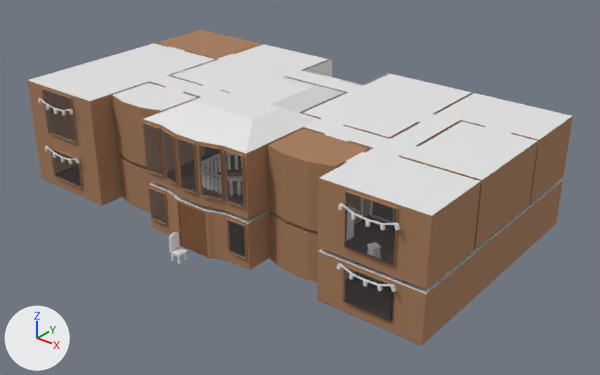
What one commit did to the FBX model Assets/Models/house.fbx.
The view is the same before and after, from a 50 mm lens placed at (19.5, -17.5, 15.4), pointed at (1.0, 5.7, 1.0). Every picture has the same lights, and +X, +Y and +Z are marked at lower left. Where no turn or scale is listed for an object, it has been applied to the vertices.

Objects in the first picture: 'Cushioned Chair.001', 'House'.
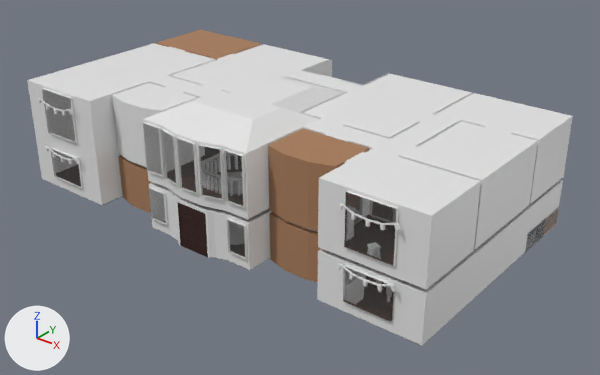
Where the change shows, as pixel boxes (x1, y1, x2, y2) in the pictures (600 x 375 px):
'House', surface changed, recoloured (brown to grey): (27, 57, 573, 346) in both
'Counter', added: after (524, 207, 559, 253)
    faces in mat_oven (dark grey #625f69): (524, 218, 546, 253)
    faces in mat_cabinets (beige #cba086): (543, 208, 559, 236)
'Cushioned Chair.001', moved, turned (not visible afterwards): before (169, 232, 187, 264)

The change, as a diff of the scene's bpy script:
```diff
--- a/Assets/Models/house.fbx.py
+++ b/Assets/Models/house.fbx.py
@@ mat_walls @@
 mat_walls = principled_material('Walls')
-mat_walls.base_color = (0.384, 0.198, 0.102)  # brown #a77b5a
-mat_walls.roughness = 0.902
+mat_walls.base_color = (0.8, 0.8, 0.8)  # white #e7e7e7
+mat_walls.roughness = 0.4
@@ mat_door @@
 mat_door = principled_material('Door')
-mat_door.base_color = (0.233, 0.0951, 0.0343)  # brown #855734
+mat_door.base_color = (0.0311, 0.00718, 0.00371)  # brown #31140c
@@ mat_stove @@
+mat_stove = principled_material('Stove')
+mat_stove.base_color = (0.168, 0.00927, 0.00834)  # dark red #721817
+mat_stove.roughness = 0.409
@@ mat_cabinetknob @@
+mat_cabinetknob = principled_material('CabinetKnob')
+mat_cabinetknob.base_color = (0.028, 0.00332, 0.00204)  # dark red #2f0b07
@@ mat_ovenglass @@
+mat_ovenglass = principled_material('OvenGlass')
+mat_ovenglass.base_color = (0.0, 0.0, 0.0)  # black #000000
+mat_ovenglass.metallic = 0.914
+mat_ovenglass.roughness = 0.0591
@@ mat_oven @@
+mat_oven = principled_material('Oven')
+mat_oven.base_color = (0.122, 0.114, 0.141)  # dark grey #625f69
+mat_oven.metallic = 0.145
+mat_oven.roughness = 0.264
@@ mat_sink @@
+mat_sink = principled_material('Sink')
+mat_sink.base_color = (0.756, 0.758, 0.552)  # light grey #e1e2c4
@@ mat_countertop @@
+mat_countertop = principled_material('CounterTop')
+mat_countertop.base_color = (0.8, 0.8, 0.8)  # white #e7e7e7
@@ mat_cabinets @@
+mat_cabinets = principled_material('Cabinets')
+mat_cabinets.base_color = (0.596, 0.354, 0.237)  # beige #cba186
@@ me_cube_148 @@
+me_cube_148.from_pydata(...)  # 298 vertices, 299 faces; spans x -0.4..3.4, y -2.3..0.5, z 0.0..0.8
+# faces by material slot: [33, 98, 104, 4, 20, 20, 20]
+me_cube_148.materials.append(mat_countertop)  # white #e7e7e7
+me_cube_148.materials.append(mat_cabinets)  # beige #cba186
+me_cube_148.materials.append(mat_oven)  # dark grey #625f69
+me_cube_148.materials.append(mat_stove)  # dark red #721817
+me_cube_148.materials.append(mat_ovenglass)  # black #000000
+me_cube_148.materials.append(mat_cabinetknob)  # dark red #2f0b07
+me_cube_148.materials.append(mat_sink)  # light grey #e1e2c4
@@ ob_cushioned_chair_001 @@
 ob_cushioned_chair_001 = bpy.data.objects.new('Cushioned Chair.001', me_cube_100)
-ob_cushioned_chair_001.location = (0.0, 0.0, 0.0)
+ob_cushioned_chair_001.location = (7.5, 2.6, 0.0)
+ob_cushioned_chair_001.rotation_euler = (0.0, 0.0, 1.571)  # degrees (0, 0, 90)
@@ ob_counter @@
+ob_counter = bpy.data.objects.new('Counter', me_cube_148)
+ob_counter.location = (6.1, 10.5, 0.0)
```
